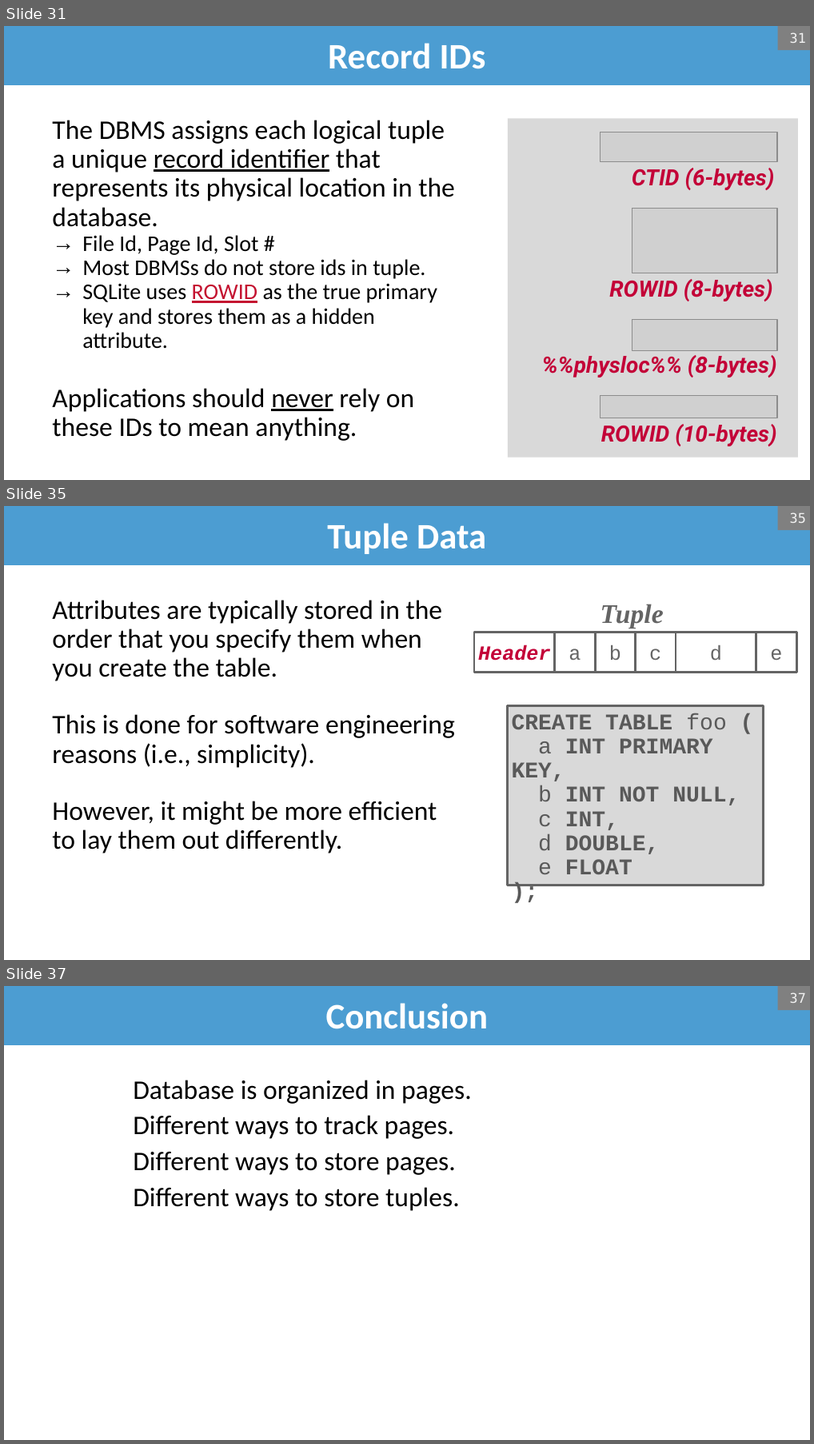
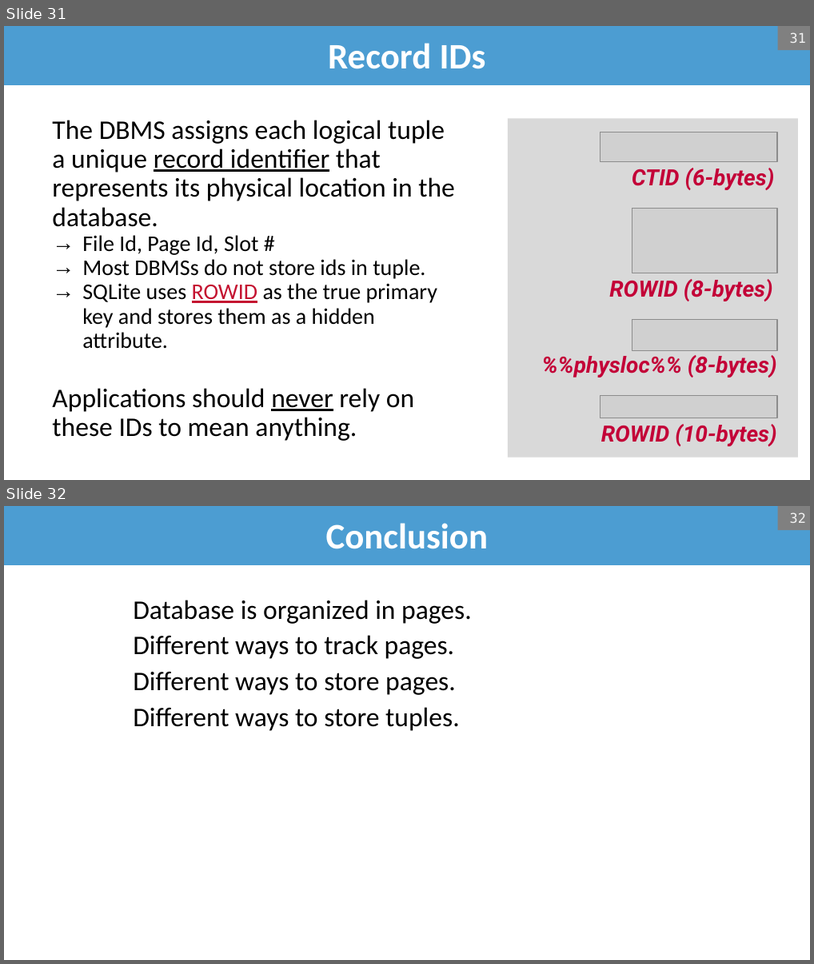
Before and after one commit to bsb20/bsb20.github.io, a slide deck: docs/421_f26/lectures/L3.pptx. Shown one above the other, each under a label of ours: slides 31, 35 and 37 before the commit, slides 31 and 32 after it; the slides between them are not shown. The pictures are 814x1444 and 814x964 pixels, drawn with LibreOffice and Linux fonts; fonts in the diff are those of the drawing; grey boxes stand for pictures; background and template pictures are left out. Boxes give left, top, right and bottom in pixels: in the first picture for what was removed or moved away, otherwise in the second. Text is boxed around its words. In the diff, an @@ line names an element or a change of style, - is before the commit and + after.

```diff
--- a/docs/421_f26/lectures/L3.pptx
+++ b/docs/421_f26/lectures/L3.pptx
@@ slide 35 removed at (x1=4, y1=506, x2=810, y2=960), background #FFFFFF @@
@@ title removed at (x1=4, y1=506, x2=810, y2=565) @@
-Tuple Data
@@ page number removed at (x1=778, y1=506, x2=810, y2=530) @@
-35
@@ text removed at (x1=52, y1=600, x2=455, y2=853) @@
-Attributes are typically stored in the order that you specify them when you create the table.
-This is done for software engineering reasons (i.e., simplicity).
-However, it might be more efficient to lay them out differently.
@@ text removed at (x1=601, y1=604, x2=664, y2=628) @@
-Tuple
@@ rectangle removed at (x1=474, y1=632, x2=554, y2=672) @@
-Header
@@ rectangle removed at (x1=554, y1=632, x2=595, y2=672) @@
-a
@@ rectangle removed at (x1=595, y1=632, x2=635, y2=672) @@
-b
@@ rectangle removed at (x1=635, y1=632, x2=676, y2=672) @@
-c
@@ rectangle removed at (x1=676, y1=632, x2=756, y2=672) @@
-d
@@ rectangle removed at (x1=756, y1=632, x2=797, y2=672) @@
-e
@@ rectangle removed at (x1=507, y1=706, x2=764, y2=885) @@
-CREATE TABLE foo (
-a INT PRIMARY KEY,
-b INT NOT NULL,
-c INT,
-d DOUBLE,
-e FLOAT
-);
@@ what was slide 37 is now slide 32 @@
@@ page number at (x1=790, y1=512, x2=806, y2=523): text changed @@
-37
+32
```
Also in this commit, not shown: 4 other slides removed, 3 other files.
